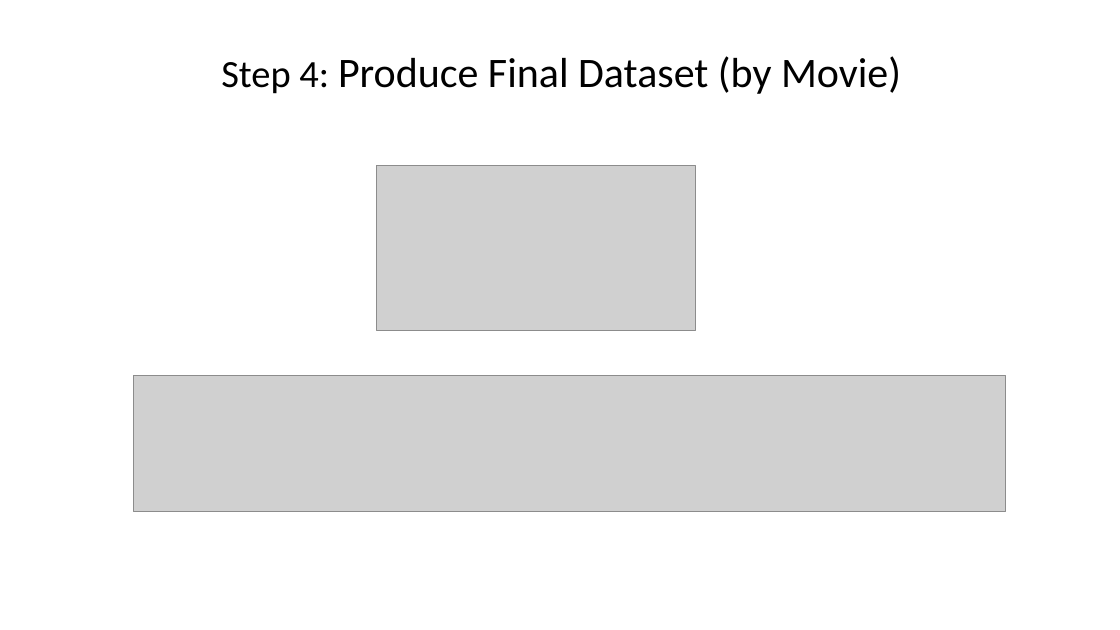
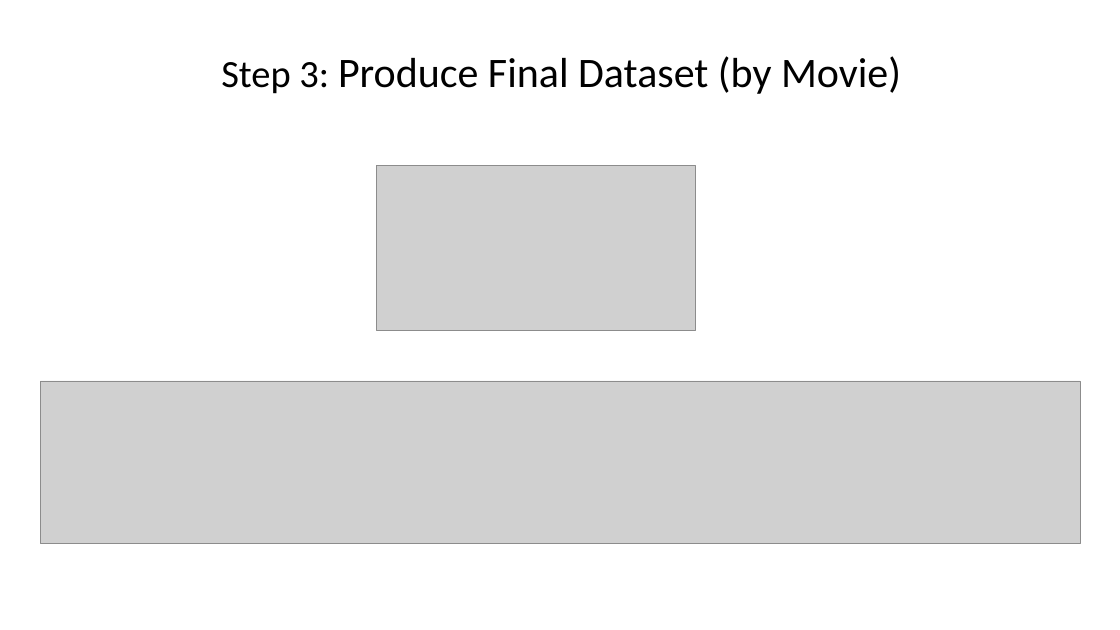
Before and after one commit to dniedermier-cscc/Scrum-Lords-Capstone-2018, a slide deck: slide 16 of Presentation/ScrumLords_Capstone.pptx (slide 17 before the commit). Drawn at 1120x630 pixels with LibreOffice and Linux fonts; fonts in the diff are those of the drawing; grey boxes stand for pictures. Boxes give left, top, right and bottom in pixels: in the first picture for what was removed or moved away, otherwise in the second. Text is boxed around its words. In the diff, an @@ line names an element or a change of style, - is before the commit and + after.

```diff
--- a/Presentation/ScrumLords_Capstone.pptx
+++ b/Presentation/ScrumLords_Capstone.pptx
@@ title at bbox=[221, 56, 901, 94]: text changed @@
-Step 4: Produce Final Dataset (by Movie)
+Step 3: Produce Final Dataset (by Movie)
@@ picture: place and size @@
-picture at bbox=[134, 376, 1006, 512]
+picture at bbox=[40, 381, 1080, 544]
```
Also in this commit, not shown: 3 other slides changed, 1 slide removed.
